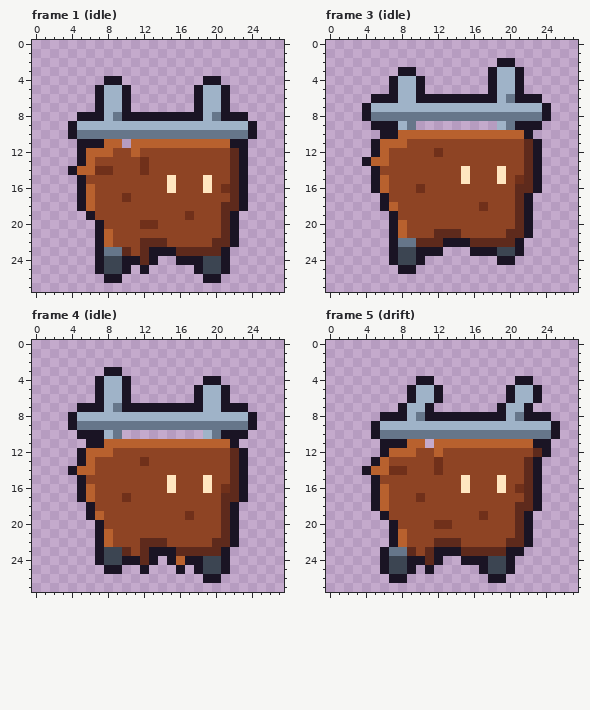
Pixel-art file: tools/art/creatures/rustling/rustling.aseprite. This is how it looked before the edit.
28x28 pixels, 29 frames. Shown: frame 1 (idle), frame 3 (idle), frame 4 (idle), frame 5 (drift). The commit also changed other frames, which this record leaves out.
After the commit:
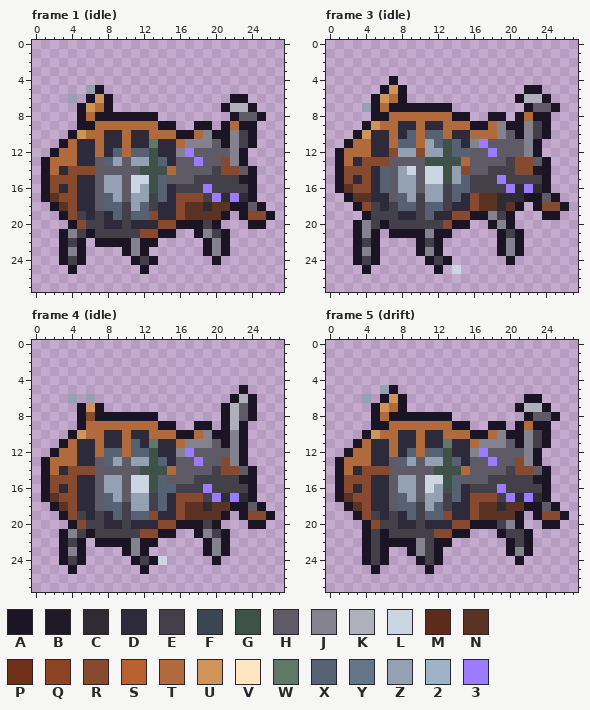
Palette (. is transparent): A #1a1424  B #201a26  C #2e2b33  D #2d2a3c  E #44404a  F #3c4552  G #3f5248  H #5e5a66  J #858290  K #aeb0bc  L #ccd6e2  M #5e2a1c  N #5a3324  P #70301a  Q #8e4424  R #874a2e  S #b8612e  T #b06a3c  U #d09458  V #ffe6c0  W #5f7868  X #566274  Y #66768a  Z #93a1b3  2 #9fb3c8  3 #9b7bff
Diff:
--- frame 1 (idle), layers "glow", "leds", "corpo"
@@ x 0..27 @@
  3 ............................
- 4 ........AA.........AA.......
- 5 .......A22A.......A22A......
- 6 .......A22A.......A22A......
- 7 .......A22A.......A22A......
- 8 .....AAA2YAAAAAAAAA2YAAA....
- 9 ....A2222222222222222222A...
-10 ....AYYYYYYYYYYYYYYYYYYYA...
-11 .....AAASS.SSSSSSSSSSSAA....
-12 .....ASSSQQSQQQQQQQQQQMA....
-13 .....ASQQQQQPQQQQQQQQQMA....
-14 ....ASSPPQQQPQQQQQQQQQMA....
-15 .....AQQQQQQQQQVQQQVQQMA....
-16 .....ASQQQQQQQQVQQQVQPMA....
-17 .....ASQQQPQQQQQQQQQQQMA....
-18 .....ASQQQQQQQQQQQQQQMMA....
-19 ......AQQQQQQQQQQPQQQMA.....
-20 .......AQQQQPPQQQQQQQMA.....
-21 .......ASQQQQQQQQQQQQMA.....
-22 .......ASQQQMMMQQQQQMMA.....
-23 .......AYYMQMAAAMMMMMA......
-24 .......AFFAAMA..AAAFFA......
-25 .......AFFA.A.....AFFA......
-26 ........AA.........AA.......
+ 4 ............................
+ 5 ......ZA....................
+ 6 ....Z.AUA.............AA....
+ 7 .....AUTA............AKKA...
+ 8 .....ATAAAAAAA........AHHA..
+ 9 .....AATTTTTTTAA..AA.ATAA...
+10 ....AUTTDDTDDTTTAATJAAJEA...
+11 ...ATDDTDDTDDWDDTJJJHAJEA...
+12 ..ATTDDTDXTXXGDDJ3HHHHJA....
+13 .ATTTDDHXZHZZGXDHH3HHRJA....
+14 .ATDRRRHHHHHGGGTHHHHERRHA...
+15 .ARRRDDHZZHLLGXHHHEEEEEBA...
+16 .ARDRDDHZZHLZGXDEEE3EEEEA...
+17 .ANRRDDHXZHZZEXDRRRE3C3CA...
+18 ..ANRDDHXXEZXEDDRNNCNNAAHA..
+19 ...AREDEDXEXXRDDRNNNNA.ARRA.
+20 ....AREEDDEDDDRRAAAEA...AA..
+21 ...AJEAEEEEERRAA..AJEA......
+22 ...AEA.AAAAJAA.....AJA......
+23 ...AJA....AJA......AJA......
+24 ...AEA.....AEA......A.......
+25 ....A.......A...............
+26 ............................
 27 ............................
--- frame 3 (idle), layers "glow", "leds", "corpo"
@@ x 0..27 @@
  1 ............................
- 2 ...................AA.......
- 3 ........AA........A22A......
- 4 .......A22A.......A22A......
- 5 .......A22A.......A22A......
- 6 .....AAA22AAAAAAAAA2YAAA....
- 7 ....A2222222222222222222A...
- 8 ....AYYYYYYYYYYYYYYYYYYYA...
- 9 .....AAA2Y.........2YAAA....
-10 ......AASSSSSSSSSSSSSSA.....
-11 .....ASSSQQQQQQQQQQQQQMA....
-12 .....ASQQQQQPQQQQQQQQQMA....
-13 ....ASSQQQQQQQQQQQQQQQMA....
-14 .....AQQQQQQQQQVQQQVQQMA....
-15 .....ASQQQQQQQQVQQQVQPMA....
-16 .....ASQQQPQQQQQQQQQQMMA....
-17 ......AQQQQQQQQQQQQQQMA.....
-18 ......ASQQQQQQQQQPQQQMA.....
-19 .......AQQQQQQQQQQQQQMA.....
-20 .......ASQQQQQQQQQQQQMA.....
-21 .......ASQQQMMMQQQQQMMA.....
-22 .......AYYMMMAAAMMMMMA......
-23 .......AFFAAA...AAAFFA......
-24 .......AFFA........AA.......
-25 ........AA..................
+ 2 ............................
+ 3 ............................
+ 4 .......A....................
+ 5 ......AUA.............AA....
+ 6 .....AUTA............AKKA...
+ 7 ....ZATAAAAAAA........AHHA..
+ 8 .....AATTTTTTTAA..AA.ATAA...
+ 9 ....AUTTDDTDDTTTAATJAAJEA...
+10 ...AUDDTDXTXXTDDTTTJHAJEA...
+11 ..ATTDDTXXTZXGXDJ3HHHHJA....
+12 .ATTTDDRZZRZZGXXHH3HHHJA....
+13 .ATDRRRHHHHGGGGTHHHHERRHA...
+14 .ARRRDXHZLHLLGZRHHEEERRBA...
+15 .ARDRDXHZZHLLGZXEEE3EEEEA...
+16 .ANRRDXHZZHZZEXXEEEE3C3CA...
+17 ..ANNDDHXZEZZEXDRNNCCCAAHA..
+18 ...AREDEXXEXXEDDRNNCNA.ARRA.
+19 ....AEEEDDEXDDRRAAJEA...AA..
+20 ...AJEAEEEEEERAA..AJA.......
+21 ...AJA.AAAAJAA.....AEA......
+22 ...AEA....AEA......AJA......
+23 ...AJA....AJA......AJA......
+24 ...AEA.....AEA......A.......
+25 ....A.......A.L.............
 26 ............................
--- frame 4 (idle), layers "glow", "leds", "corpo"
@@ x 0..27 @@
  2 ............................
- 3 ........AA..................
- 4 .......A22A........AA.......
- 5 .......A22A.......A22A......
- 6 .......A22A.......A22A......
- 7 .....AAA2YAAAAAAAAA22AAA....
- 8 ....A2222222222222222222A...
- 9 ....AYYYYYYYYYYYYYYYYYYYA...
-10 .....AAA2Y.........2YAAA....
-11 ......AASSSSSSSSSSSSSSA.....
-12 .....ASSSQQQQQQQQQQQQQMA....
-13 .....ASQQQQQPQQQQQQQQQMA....
-14 ....ASSQQQQQQQQQQQQQQQMA....
-15 .....AQQQQQQQQQVQQQVQQMA....
-16 .....ASQQQQQQQQVQQQVQPMA....
-17 .....ASQQQPQQQQQQQQQQMMA....
-18 ......AQQQQQQQQQQQQQQMA.....
-19 ......ASQQQQQQQQQPQQQMA.....
-20 .......AQQQQQQQQQQQQQMA.....
-21 .......ASQQQQQQQQQQQQMA.....
-22 .......ASQQQMMMQQQQQMMA.....
-23 .......AFFMQMAAAMMMMMA......
-24 .......AFFAAMA.ASAAFFA......
-25 ........AA..A...A.AFFA......
-26 ...................AA.......
+ 3 ............................
+ 4 ............................
+ 5 .......................A....
+ 6 ....Z.Z...............AKA...
+ 7 .....AUA.............AKHA...
+ 8 .....ARAAAAAAA.......AKHA...
+ 9 .....ATTTTTTTTAA..AA.AKA....
+10 ....AUTTDDTDDTTTAATJAAJA....
+11 ...ATDDTDDTXDWDDTJJJHAJA....
+12 ..ATTDDTXXTXXGDDJ3HHHHJA....
+13 .ATTTDDHXZHZZGXDHH3HHRJA....
+14 .ATDRRRHHHHHGGGTHHHHERRHA...
+15 .ARRRDDHZZHLLGXHHHEEEEEBA...
+16 .ARDRDDHZZHLLGXXEEE3EEEEA...
+17 .ANRRDDHXZHZZEXDRRRE3C3CA...
+18 ..ANRDDHXXEZZEXDRNNCNNAAHA..
+19 ...AREDEDXEXXRDDRNNNNA.ARRA.
+20 ....AREEDDEDDDRRAAAEA...AA..
+21 ...AJEAEEEEERRAA..AJEA......
+22 ...AEA.AAAAJAA.....AJA......
+23 ...AJA....AJA......AJA......
+24 ...AEA.....AEAL.....A.......
+25 ....A.......A...............
+26 ............................
 27 ............................
--- frame 5 (drift), layers "glow", "leds", "corpo"
@@ x 0..27 @@
  3 ............................
- 4 ..........AA.........AA.....
- 5 .........A22A.......A22A....
- 6 .........A22A.......A22A....
- 7 ........A22A.......A22A.....
- 8 ......AAA2YAAAAAAAAA2YAAA...
- 9 .....A2222222222222222222A..
-10 .....AYYYYYYYYYYYYYYYYYYYA..
-11 ......AAASS.SSSSSSSSSSSAA...
-12 ......ASSSQQSQQQQQQQQQQMA...
-13 .....ASQQQQQPQQQQQQQQQMA....
-14 ....ASSPPQQQPQQQQQQQQQMA....
-15 .....AQQQQQQQQQVQQQVQQMA....
-16 .....ASQQQQQQQQVQQQVQPMA....
-17 .....ASQQQPQQQQQQQQQQQMA....
-18 .....ASQQQQQQQQQQQQQQMMA....
-19 ......AQQQQQQQQQQPQQQMA.....
-20 .......AQQQQPPQQQQQQQMA.....
-21 .......ASQQQQQQQQQQQQMA.....
-22 .......ASQQQMMMQQQQQMMA.....
-23 ......AYYMQMAAAMMMMMAA......
-24 ......AFFAAMA..AAAFFA.......
-25 ......AFFA.A.....AFFA.......
-26 .......AA.........AA........
+ 4 ............................
+ 5 ......ZA....................
+ 6 ....Z.AUA.............AA....
+ 7 .....AUTA............AKKA...
+ 8 .....ATAAAAAAA........AHHA..
+ 9 .....AATTTTTTTAA..AA.ATAA...
+10 ....AUTTDDTDDTTTAATJAAJEA...
+11 ...ATDDTDDTDDWDDTJJJHAJEA...
+12 ..ATTDDTDXTXXGDDJ3HHHHJA....
+13 .ATTTDDHXZHZZGXDHH3HHRJA....
+14 .ATDRRRHHHHHGGGTHHHHERRHA...
+15 .ARRRDDHZZHLLGXHHHEEEEEBA...
+16 .ARDRDDHZZHLZGXDEEE3EEEEA...
+17 .ANRRDDHXZHZZEXDRRRE3C3CA...
+18 ..ANRDDHXXEZXEDDRNNCNNAAHA..
+19 ...AREDEDXEXXRDDRNNNNA.ARRA.
+20 ....AREEDDEDDDRRAAAEJA..AA..
+21 ....AEAEEEEERRAA...AEEA.....
+22 ....AEAAAAJEAA......AEA.....
+23 ....AEA..AJEA.......AJA.....
+24 ....AEA...AEA........A......
+25 .....A.....A................
+26 ............................
 27 ............................
